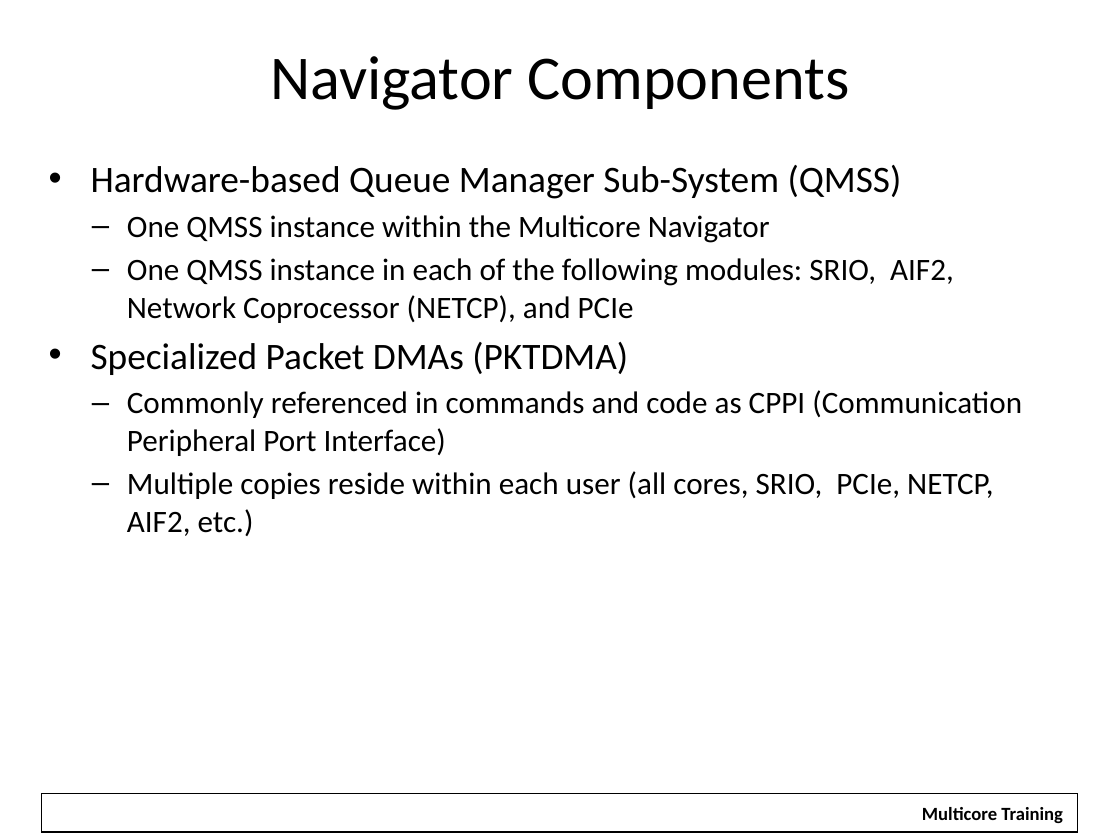
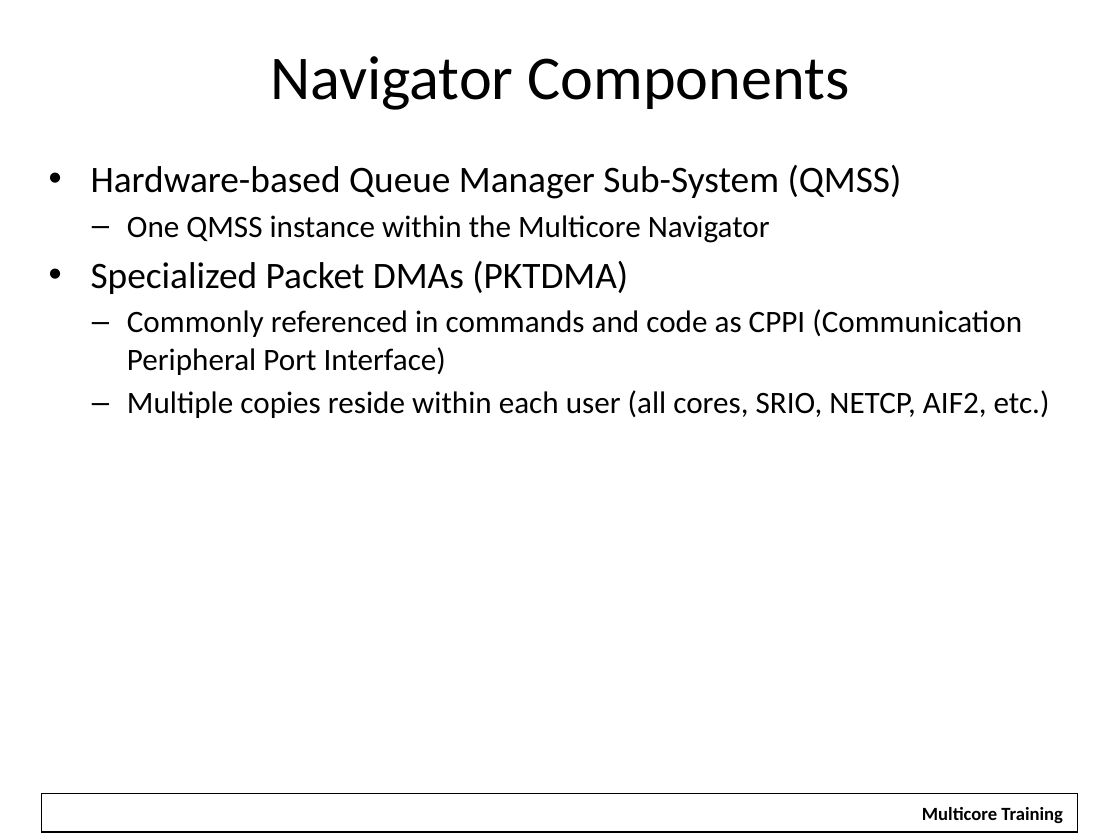
Before and after one commit to hari1989/keystone-workshop, a slide deck: slide 5 of slides/Intro to Multicore Navigator.pptx. Drawn at 1120x840 pixels with LibreOffice and Linux fonts; fonts in the diff are those of the drawing; background and template pictures are left out. Boxes give left, top, right and bottom in pixels: in the first picture for what was removed or moved away, otherwise in the second. Text is boxed around its words. In the diff, an @@ line names an element or a change of style, - is before the commit and + after.

```diff
--- a/slides/Intro to Multicore Navigator.pptx
+++ b/slides/Intro to Multicore Navigator.pptx
@@ text at <box>127,258,954,323</box>: paragraph removed @@
-  – One QMSS instance in each of the following modules: SRIO, AIF2, Network Coprocessor (NETCP), and PCIe
@@ text at <box>127,390,1050,418</box>: text changed @@
-  – Multiple copies reside within each user (all cores, SRIO, PCIe, NETCP, AIF2, etc.)
+  – Multiple copies reside within each user (all cores, SRIO, NETCP, AIF2, etc.)
```
Also in this commit, not shown: 4 other slides changed.
